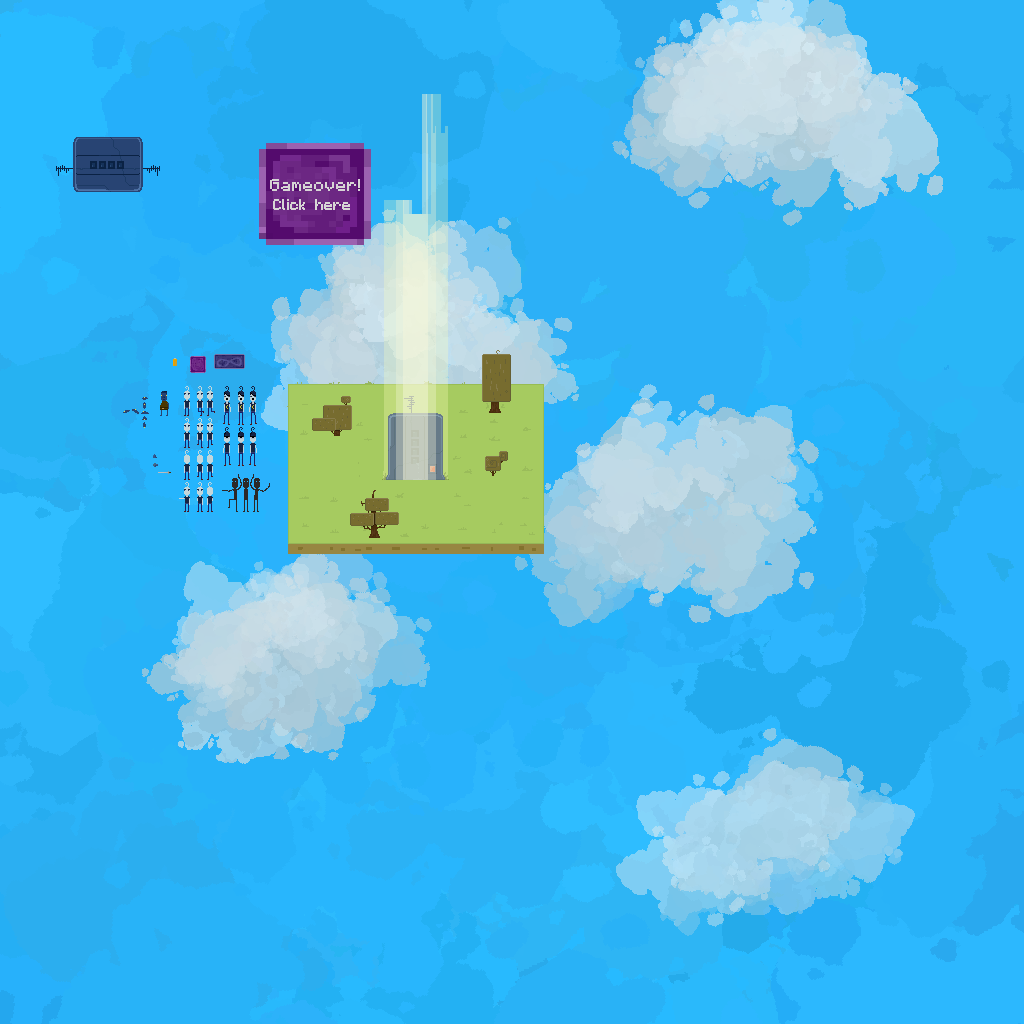
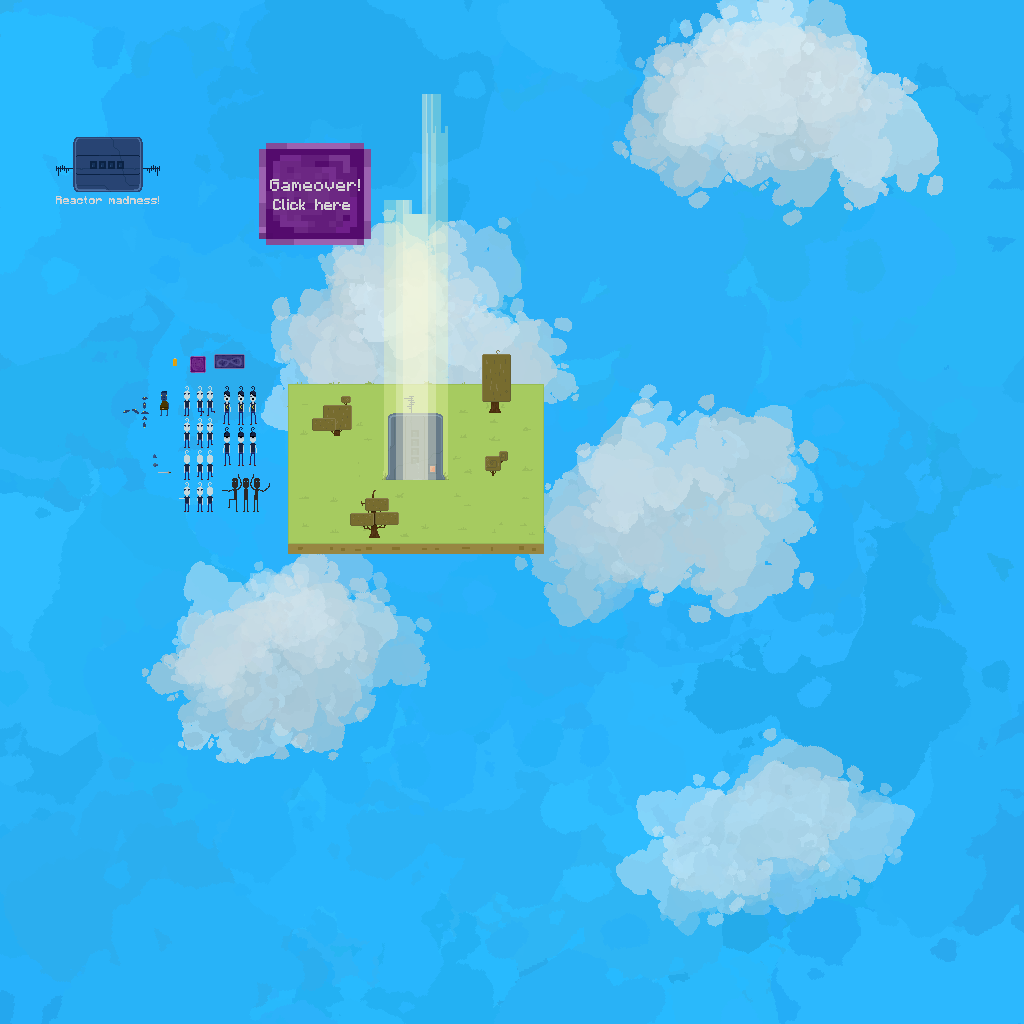
Revision of a layered 1024 x 1024 image; what changed, layer by layer:
added layer "Reactor madness!" in group "gameover" over [56, 196, 159, 204]
